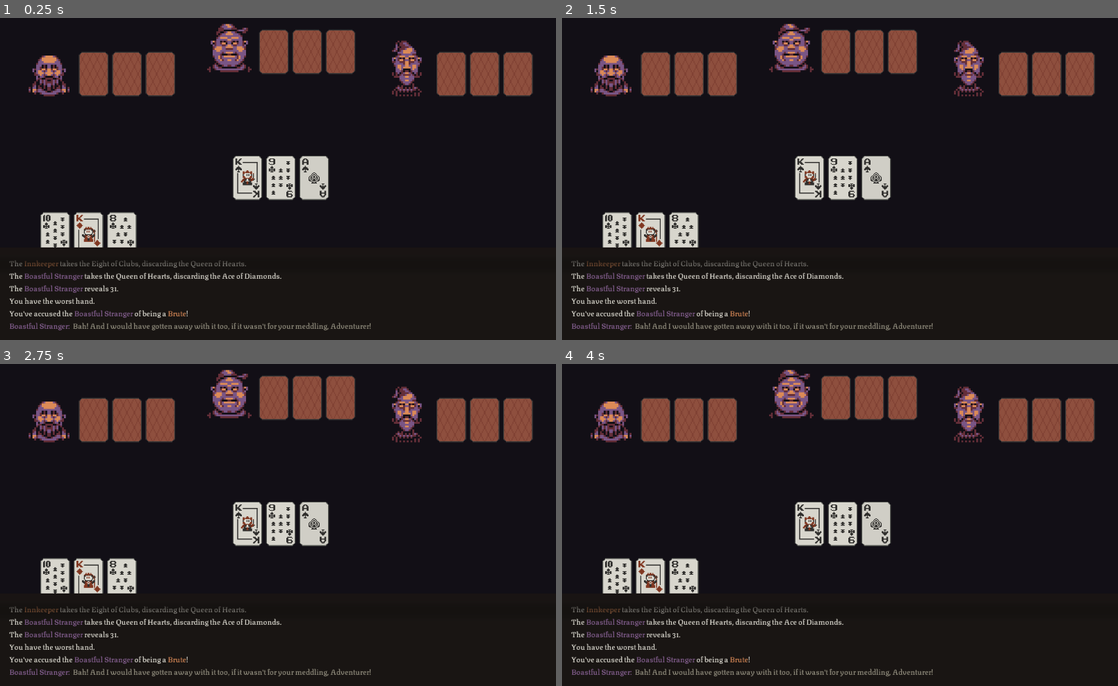
Above: before the commit, frames 1-4 (two rows, left to right).
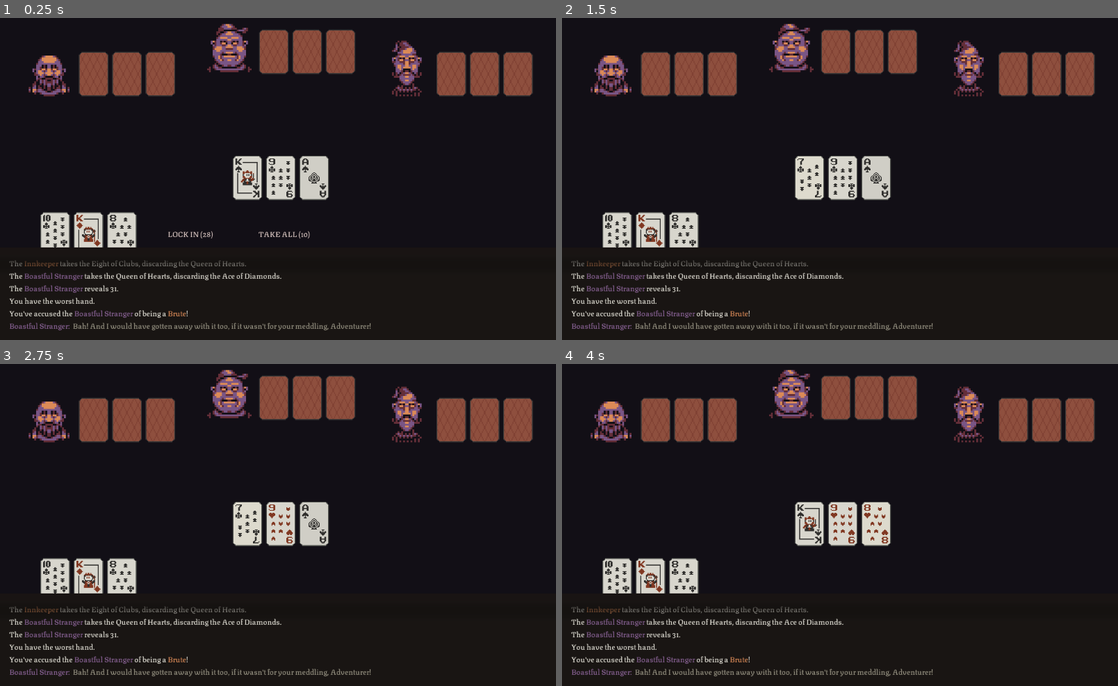
Above: after the commit, the same moments.

Repository: SLiV9/MegaNaiads
Game: Godot game, scene res://game_view.tscn
Same seed, same stepped clock (60 frames per second), same inputs: the game is played once before the commit and once after it.
Inputs (mouse positions are in pixels of both pictures, inside the frame that each line leads up to):
- Up to frame 1 (0.25 s): no input
- Up to frame 2 (1.5 s): click (751, 233) at 0.5 s, where only the run after the commit has a clickable "LOCK IN (28)"; tap Enter at 1.25 s; move the mouse to (962, 137) at 1.27 s; click (962, 137) at 1.42 s
- Up to frame 3 (2.75 s): tap Space at 2 s; move the mouse to (166, 518) at 2.02 s; click (166, 518) at 2.17 s
- Up to frame 4 (4 s): tap Enter at 2.75 s; move the mouse to (895, 418) at 2.77 s; click (895, 418) at 2.92 s; tap Space at 3.5 s; move the mouse to (812, 573) at 3.52 s; click (812, 573) at 3.67 s

The runs differ from the first frame. In frame 1, 0.2% of the frame differs, in the area x 30-56%, y 66-69%; in frame 2, 0.2%; in frame 3, 0.4%, in the area x 42-53%, y 43-56%; in frame 4, 0.3%.

Commit message:
Added 'lock in' and 'take all' buttons.

Diff:
--- /dev/null
+++ b/TextButton.tscn
@@ -0,0 +1,34 @@
+[gd_scene load_steps=7 format=2]
+
+[ext_resource path="res://texturina.tres" type="DynamicFont" id=1]
+
+[sub_resource type="StyleBoxEmpty" id=1]
+
+[sub_resource type="StyleBoxEmpty" id=2]
+
+[sub_resource type="StyleBoxEmpty" id=3]
+
+[sub_resource type="StyleBoxEmpty" id=4]
+
+[sub_resource type="StyleBoxEmpty" id=5]
+
+[node name="Button" type="Button"]
+margin_left = -256.071
+margin_top = 150.401
+margin_right = -122.071
+margin_bottom = 191.401
+custom_styles/hover = SubResource( 1 )
+custom_styles/pressed = SubResource( 2 )
+custom_styles/focus = SubResource( 3 )
+custom_styles/disabled = SubResource( 4 )
+custom_styles/normal = SubResource( 5 )
+custom_fonts/font = ExtResource( 1 )
+custom_colors/font_color_disabled = Color( 0, 0, 0, 1 )
+custom_colors/font_color = Color( 0.88, 0.804173, 0.7832, 1 )
+custom_colors/font_color_hover = Color( 1, 0.968667, 0.96, 1 )
+custom_colors/font_color_pressed = Color( 0.709804, 0.654902, 0.619608, 1 )
+action_mode = 0
+text = "CLICK ME"
+__meta__ = {
+"_edit_use_anchors_": false
+}
--- a/game.gd
+++ b/game.gd
@@ -10,6 +10,7 @@
 }
 
 var state = STATE.PLAYER
+var has_passed = false
 
 # Called when the node enters the scene tree for the first time.
 func _ready():
@@ -43,26 +44,20 @@
 	$PlayerHand.set_process_input(true)
 	$Table.set_process_input(true)
 
-
-# Called every frame. 'delta' is the elapsed time since the previous frame.
-#func _process(delta):
-#	pass
-
 func _input(ev):
 	if ev is InputEventMouseButton:
 		if ev.pressed:
 			match state:
 				STATE.PLAYER:
-					var ownCard = $PlayerHand.get_raised_card()
-					var tableCard = $Table.get_raised_card()
-					if ownCard != null and tableCard != null:
-						$PlayerHand.exchange_cards(ownCard, tableCard)
-						$Table.exchange_cards(tableCard, ownCard)
-						$Table.set_process_input(false)
-						state = STATE.BOT_LEFT
+					if not has_passed:
+						var ownCard = $PlayerHand.get_raised_card()
+						var tableCard = $Table.get_raised_card()
+						if ownCard != null and tableCard != null:
+							$PlayerHand.exchange_cards(ownCard, tableCard)
+							$Table.exchange_cards(tableCard, ownCard)
+							disable_player_controls()
+							state = STATE.BOT_LEFT
 				STATE.BOT_LEFT:
-					if $PlayerHand.get_raised_card() != null:
-						pass
 					# TODO use AI to determine which action to take
 					var ownCard = $StrangerLeft/Hand.cards[0]
 					var tableCard = $Table.cards[0]
@@ -70,8 +65,6 @@
 					$Table.exchange_cards(tableCard, ownCard)
 					state = STATE.BOT_MID
 				STATE.BOT_MID:
-					if $PlayerHand.get_raised_card() != null:
-						pass
 					# TODO use AI to determine which action to take
 					var ownCard = $StrangerMid/Hand.cards[1]
 					var tableCard = $Table.cards[1]
@@ -79,14 +72,52 @@
 					$Table.exchange_cards(tableCard, ownCard)
 					state = STATE.BOT_RIGHT
 				STATE.BOT_RIGHT:
-					if $PlayerHand.get_raised_card() != null:
-						pass
 					# TODO use AI to determine which action to take
 					var ownCard = $StrangerRight/Hand.cards[2]
 					var tableCard = $Table.cards[2]
 					$StrangerRight/Hand.exchange_cards(ownCard, tableCard)
 					$Table.exchange_cards(tableCard, ownCard)
-					$Table.set_process_input(true)
+					enable_player_controls()
 					state = STATE.PLAYER
 				STATE.END:
 					pass
+		else:
+			match state:
+				STATE.PLAYER:
+					if has_passed:
+						state = STATE.BOT_LEFT
+					elif $PassButton.pressed:
+						has_passed = true
+						disable_player_controls()
+						state = STATE.BOT_LEFT
+					elif $SwapButton.pressed:
+						for i in range(0, 3):
+							var ownCard = $PlayerHand.cards[i]
+							var tableCard = $Table.cards[i]
+							$PlayerHand.exchange_cards(ownCard, tableCard)
+							$Table.exchange_cards(tableCard, ownCard)
+						has_passed = true
+						disable_player_controls()
+						state = STATE.BOT_LEFT
+				STATE.BOT_LEFT:
+					pass
+				STATE.BOT_MID:
+					pass
+				STATE.BOT_RIGHT:
+					pass
+				STATE.END:
+					pass
+
+func enable_player_controls():
+	if has_passed:
+		return
+	$PlayerHand.set_process_input(true)
+	$Table.set_process_input(true)
+	$PassButton.visible = true
+	$SwapButton.visible = true
+
+func disable_player_controls():
+	$PlayerHand.set_process_input(false)
+	$Table.set_process_input(false)
+	$PassButton.visible = false
+	$SwapButton.visible = false
--- a/game_view.tscn
+++ b/game_view.tscn
@@ -1,8 +1,9 @@
-[gd_scene load_steps=7 format=2]
+[gd_scene load_steps=8 format=2]
 
 [ext_resource path="res://Stranger.tscn" type="PackedScene" id=1]
 [ext_resource path="res://Hand.tscn" type="PackedScene" id=2]
 [ext_resource path="res://texturina.tres" type="DynamicFont" id=3]
+[ext_resource path="res://TextButton.tscn" type="PackedScene" id=4]
 [ext_resource path="res://game.gd" type="Script" id=9]
 
 [sub_resource type="Gradient" id=1]
@@ -90,3 +91,15 @@
 __meta__ = {
 "_edit_use_anchors_": false
 }
+
+[node name="PassButton" parent="Camera2D" instance=ExtResource( 4 )]
+margin_top = 150.0
+margin_bottom = 191.0
+text = "LOCK IN (28)"
+
+[node name="SwapButton" parent="Camera2D" instance=ExtResource( 4 )]
+margin_left = -53.1318
+margin_top = 150.0
+margin_right = 80.8683
+margin_bottom = 191.0
+text = "TAKE ALL (10)"
